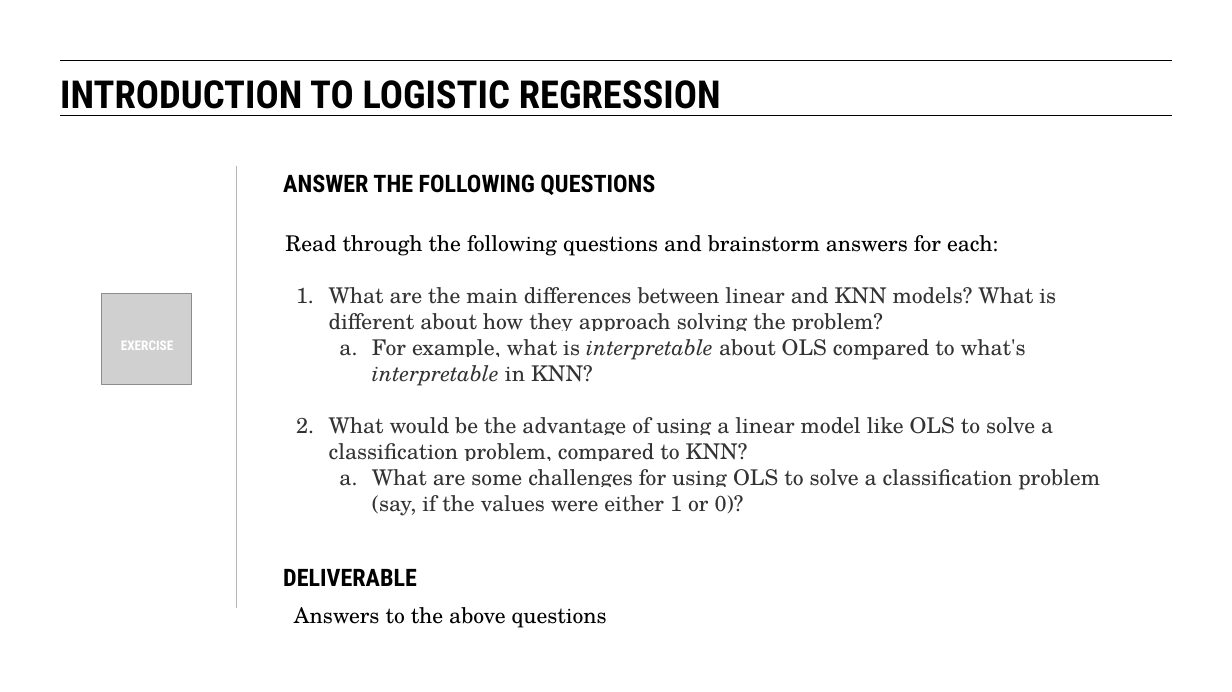
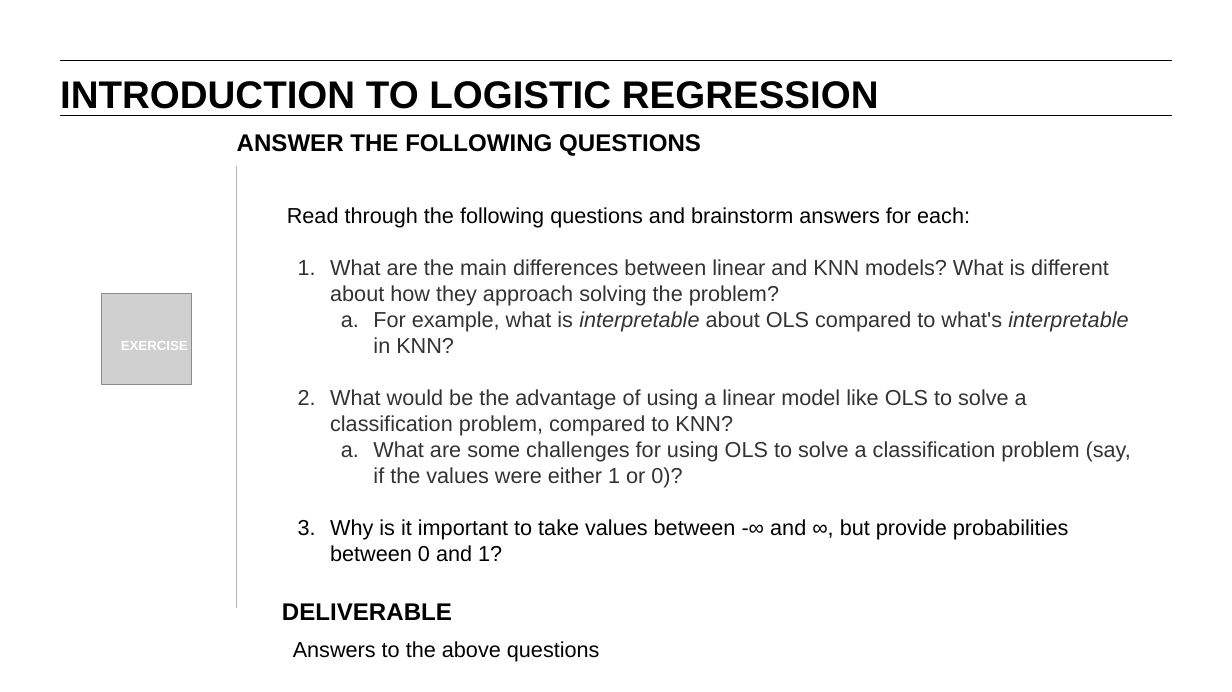
Before and after one commit to JamiesHQ/GA-MyDSRepo, a slide deck: slide 20 of lesson-9/09-intro-to-logistic-regression.pptx (slide 6 before the commit). Drawn at 1232x692 pixels with LibreOffice and Linux fonts; fonts in the diff are those of the drawing; grey boxes stand for pictures. Boxes give left, top, right and bottom in pixels: in the first picture for what was removed or moved away, otherwise in the second. Text is boxed around its words. In the diff, an @@ line names an element or a change of style, - is before the commit and + after.

```diff
--- a/lesson-9/09-intro-to-logistic-regression.pptx
+++ b/lesson-9/09-intro-to-logistic-regression.pptx
@@ font Roboto Condensed to Arial in 4 elements at (x1=60, y1=81, x2=879, y2=109), (x1=121, y1=341, x2=188, y2=350), (x1=282, y1=603, x2=452, y2=620), (x1=237, y1=134, x2=701, y2=156) @@
@@ text "ANSWER THE FOLLOWING QUESTIONS" moved from (x1=283, y1=174, x2=655, y2=195) to (x1=237, y1=134, x2=701, y2=156) @@
@@ text "Read through the following questions ..." moved from (x1=285, y1=235, x2=1100, y2=516) to (x1=287, y1=207, x2=1131, y2=540) @@
@@ text at (x1=287, y1=207, x2=1131, y2=488): font TeX Gyre Schola to Arial in "Read through the following questions and brainstorm ...", "What are the main differences between linear ...", "For example, what is interpretable about OLS ...", "What would be the advantage of using ..." and 1 more places @@
@@ text at (x1=330, y1=519, x2=1069, y2=540): paragraph added @@
+3. Why is it important to take values between -∞ and ∞, but provide probabilities between 0 and 1?
@@ text "DELIVERABLE" moved from (x1=283, y1=569, x2=417, y2=586) to (x1=282, y1=603, x2=452, y2=620) @@
@@ text "Answers to the above questions" moved from (x1=294, y1=607, x2=607, y2=628) to (x1=293, y1=641, x2=600, y2=662) @@
@@ text "Answers to the above questions" at (x1=293, y1=641, x2=600, y2=662): font TeX Gyre Schola to Arial @@
```
Also in this commit, not shown: 46 other slides changed, 8 slides added, 21 slides removed, 39 other files.
